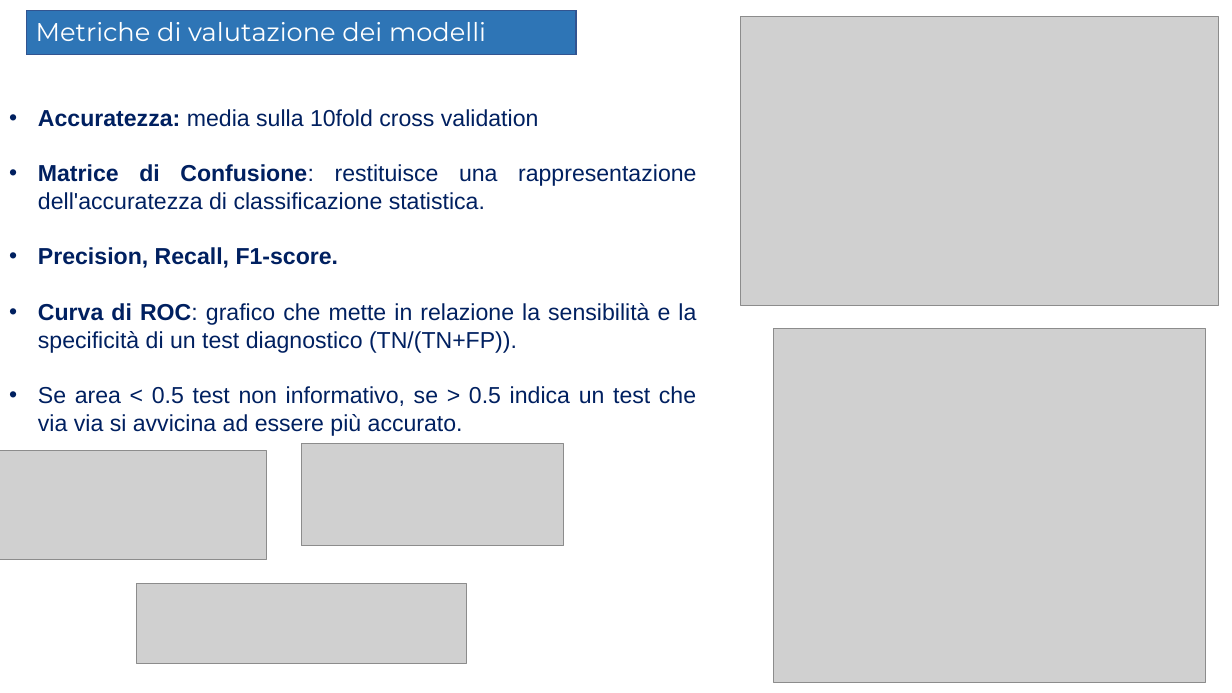
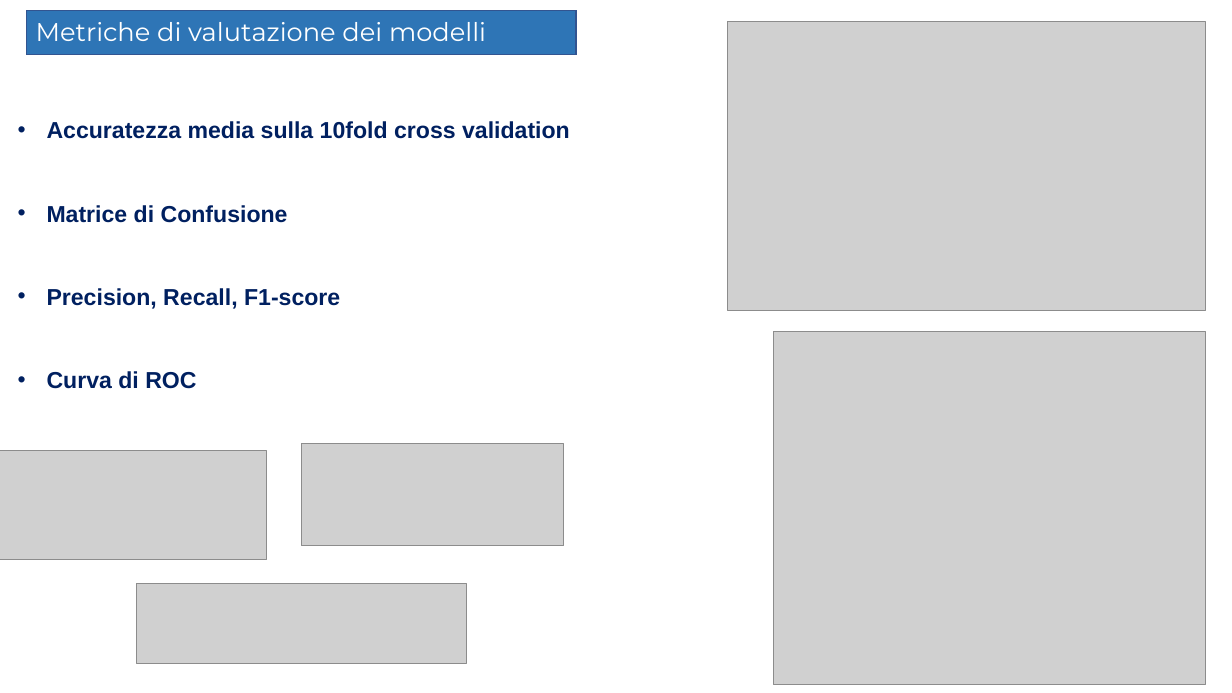
Before and after one commit to Elmaravilla7/Tesi, a slide deck: slide 6 of Presentazione204898.pptx (slide 7 before the commit). Drawn at 1232x693 pixels with LibreOffice and Linux fonts; fonts in the diff are those of the drawing; grey boxes stand for pictures. Boxes give left, top, right and bottom in pixels: in the first picture for what was removed or moved away, otherwise in the second. Text is boxed around its words. In the diff, an @@ line names an element or a change of style, - is before the commit and + after.

```diff
--- a/Presentazione204898.pptx
+++ b/Presentazione204898.pptx
@@ picture: place and size @@
-picture at [741,17,1219,305]
+picture at [728,22,1206,311]
@@ text at [47,121,570,389]: text changed; bold on @@
-• Accuratezza: media sulla 10fold cross validation
-• Matrice di Confusione: restituisce una rappresentazione dell'accuratezza di classificazione statistica.
-• Precision, Recall, F1-score.
-• Curva di ROC: grafico che mette in relazione la sensibilità e la specificità di un test diagnostico (TN/(TN+FP)).
-• Se area < 0.5 test non informativo, se > 0.5 indica un test che via via si avvicina ad essere più accurato.
+• Accuratezza media sulla 10fold cross validation
+• Matrice di Confusione
+• Precision, Recall, F1-score
+• Curva di ROC
```
Also in this commit, not shown: 6 other slides changed, 1 slide removed.
